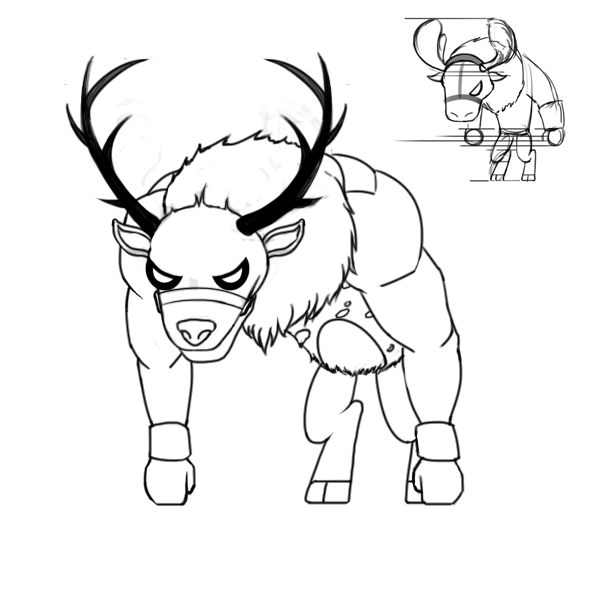
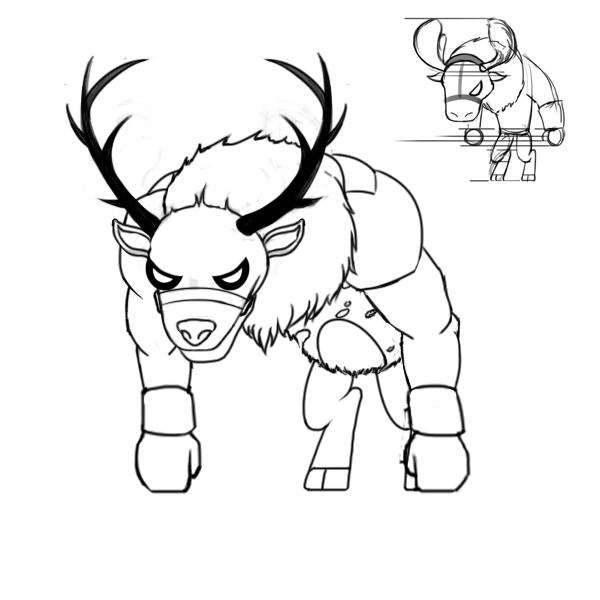
Layers edited between the first and the second w=600, h=600 image:
painted on "Layer 9" over left=125, top=273, right=471, bottom=507
